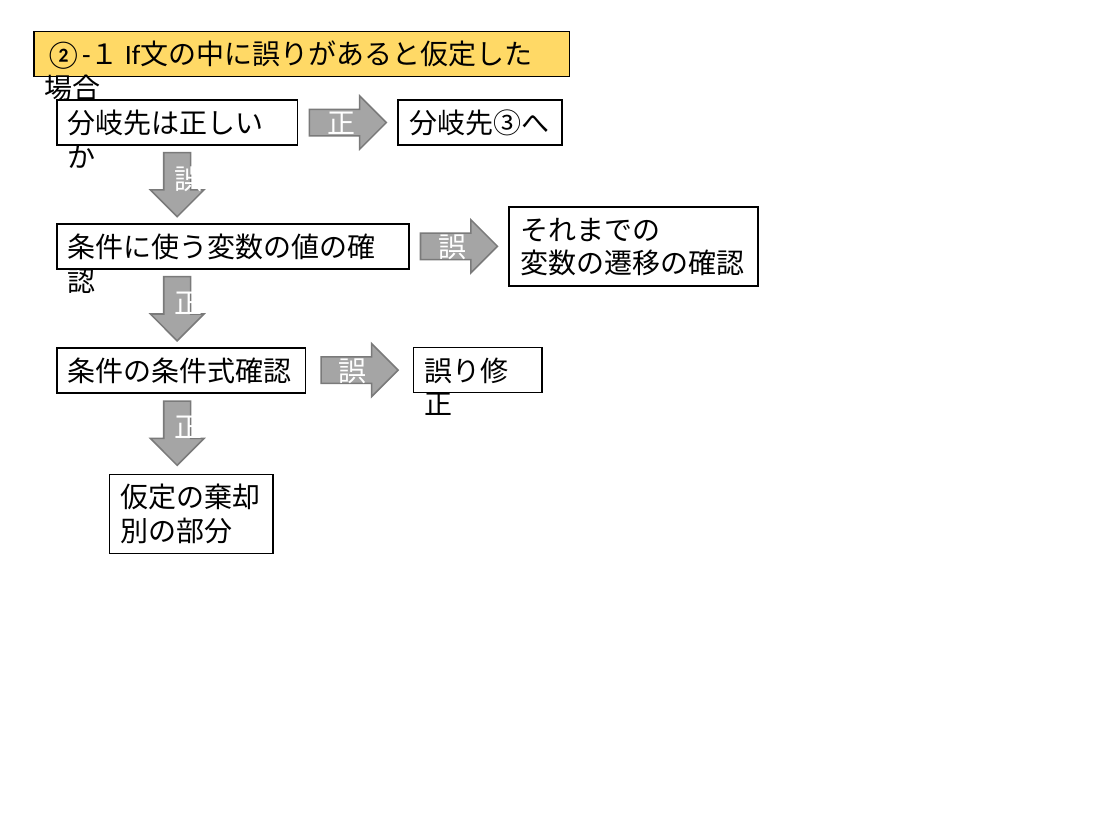
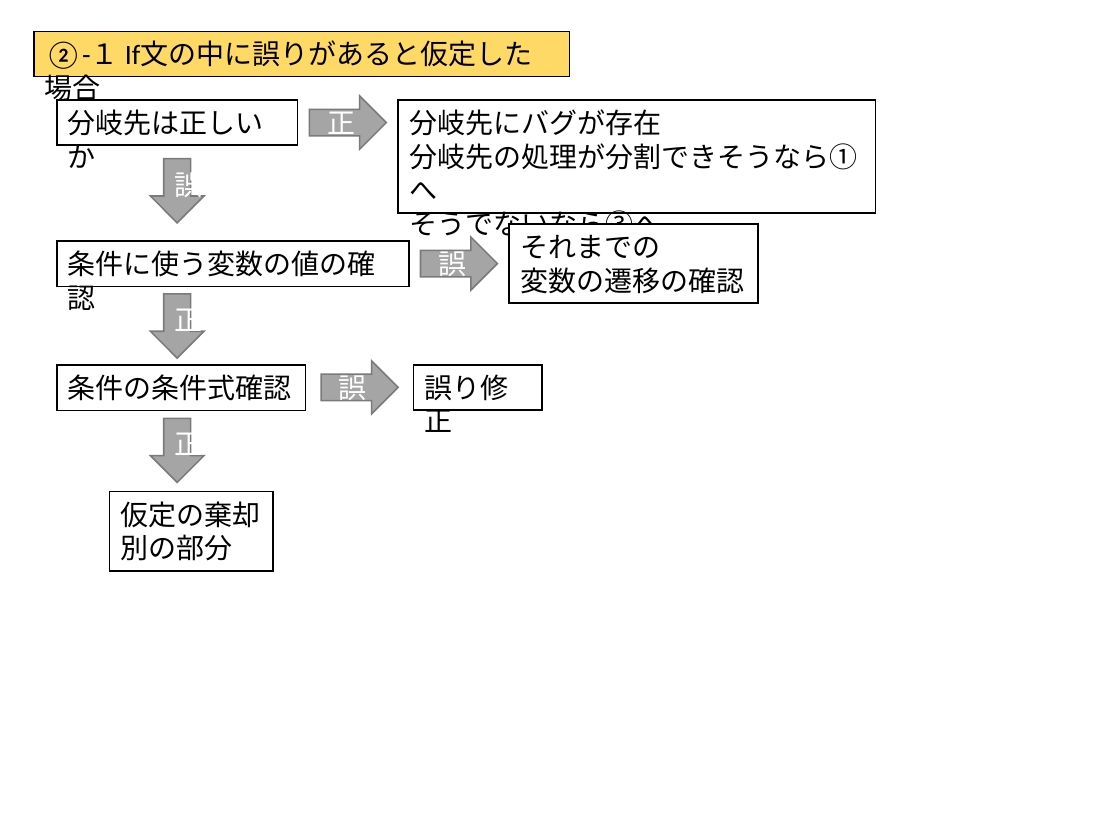
Before and after one commit to gs15001/syuron, a slide deck: slide 4 of 資料/支援パターン.pptx. Drawn at 1120x840 pixels with LibreOffice and Linux fonts; fonts in the diff are those of the drawing. Boxes give left, top, right and bottom in pixels: in the first picture for what was removed or moved away, otherwise in the second. Text is boxed around its words. In the diff, an @@ line names an element or a change of style, - is before the commit and + after.

```diff
--- a/資料/支援パターン.pptx
+++ b/資料/支援パターン.pptx
@@ rectangle "分岐先にバグが存在" resized from (x1=399, y1=100, x2=562, y2=144) to (x1=399, y1=100, x2=876, y2=213) @@
@@ text in rectangle at (x1=409, y1=109, x2=857, y2=242): text changed @@
-分岐先③へ
+分岐先にバグが存在
+分岐先の処理が分割できそうなら①へ
+そうでないなら③へ
@@ down arrow "誤" moved from (x1=150, y1=152, x2=204, y2=216) to (x1=150, y1=159, x2=204, y2=223) @@
@@ 4 rectangles, 2 right arrows, 1 down arrow moved together from (x1=57, y1=207, x2=758, y2=554) to (x1=57, y1=224, x2=758, y2=571) @@
@@ rectangle "誤り修正" moved from (x1=413, y1=347, x2=542, y2=392) to (x1=413, y1=365, x2=542, y2=410) @@
@@ down arrow "正" moved from (x1=150, y1=401, x2=204, y2=465) to (x1=150, y1=419, x2=204, y2=483) @@
```
Also in this commit, not shown: 3 other slides changed, 9 other files.
